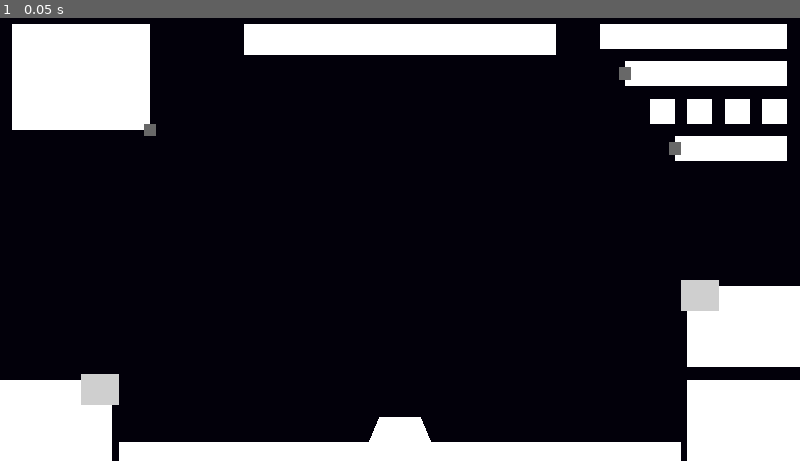
Above: before the commit, frame 1.
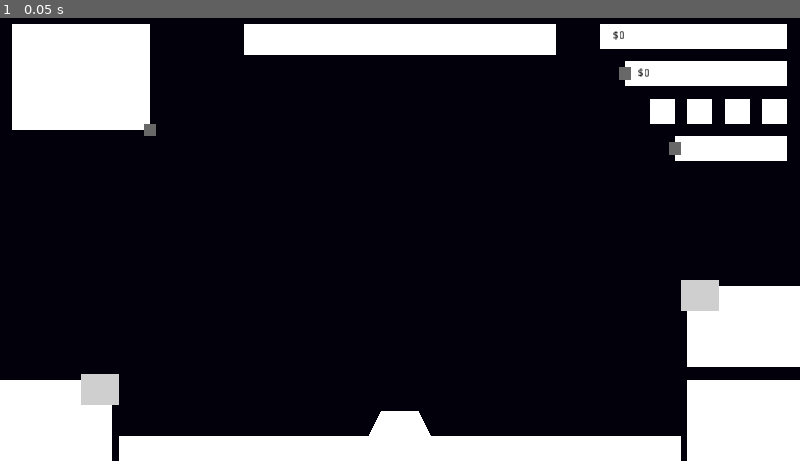
Above: after the commit, the same moment.

Repository: rithwikbabu/Spacegame
Game: Godot game, scene res://src/Scenes/Game.tscn
Two runs of this game, one before a commit and one after it. Both use one fixed random seed, a clock stepped at 60 frames per second and the inputs below.
Inputs:
- Up to frame 1 (0.05 s): no input

The runs differ from the first frame. In frame 1, 1.0% of the frame differs, in the area x 14-86%, y 2-96%.

Commit message:
Added Font and Currency Vars

Diff:
--- /dev/null
+++ b/assets/Fonts/xolonium/Xolonium.tres
@@ -0,0 +1,7 @@
+[gd_resource type="DynamicFont" load_steps=2 format=2]
+
+[ext_resource path="res://fonts/xolonium/xolonium-fonts-4.1/ttf/Xolonium-Regular.ttf" type="DynamicFontData" id=1]
+
+[resource]
+size = 32
+font_data = ExtResource( 1 )
--- a/src/Scenes/Game.tscn
+++ b/src/Scenes/Game.tscn
@@ -1,6 +1,14 @@
-[gd_scene format=2]
-
-[node name="Game" type="Node2D"]
+[gd_scene load_steps=2 format=2]
+
+[ext_resource path="res://src/Scripts/Game.gd" type="Script" id=1]
+
+[node name="Game" type="Panel"]
+anchor_right = 1.0
+anchor_bottom = 1.0
+script = ExtResource( 1 )
+__meta__ = {
+"_edit_use_anchors_": false
+}
 
 [node name="Background" type="Node2D" parent="."]
 
@@ -14,11 +22,11 @@
 
 [node name="HUD" type="Node2D" parent="."]
 
-[node name="Info Section" type="Node2D" parent="HUD"]
-
-[node name="PrimaryCurrency" type="Node2D" parent="HUD/Info Section"]
-
-[node name="ColorRect" type="ColorRect" parent="HUD/Info Section/PrimaryCurrency"]
+[node name="InfoSection" type="Node2D" parent="HUD"]
+
+[node name="PrimaryCurrency" type="Node2D" parent="HUD/InfoSection"]
+
+[node name="ColorRect" type="ColorRect" parent="HUD/InfoSection/PrimaryCurrency"]
 anchor_right = 0.136
 anchor_bottom = 0.531
 margin_left = 768.0
@@ -29,9 +37,21 @@
 "_edit_use_anchors_": false
 }
 
-[node name="SecondaryCurrency" type="Node2D" parent="HUD/Info Section"]
-
-[node name="ColorRect" type="ColorRect" parent="HUD/Info Section/SecondaryCurrency"]
+[node name="PrimaryLabel" type="Label" parent="HUD/InfoSection/PrimaryCurrency/ColorRect"]
+anchor_right = 1.0
+anchor_bottom = 1.0
+margin_left = 16.0
+custom_colors/font_color = Color( 0, 0, 0, 1 )
+text = "
+"
+valign = 1
+__meta__ = {
+"_edit_use_anchors_": false
+}
+
+[node name="SecondaryCurrency" type="Node2D" parent="HUD/InfoSection"]
+
+[node name="ColorRect" type="ColorRect" parent="HUD/InfoSection/SecondaryCurrency"]
 anchor_right = 0.136
 anchor_bottom = 0.531
 margin_left = 800.0
@@ -42,7 +62,19 @@
 "_edit_use_anchors_": false
 }
 
-[node name="Info" type="ColorRect" parent="HUD/Info Section/SecondaryCurrency"]
+[node name="SecondaryLabel" type="Label" parent="HUD/InfoSection/SecondaryCurrency/ColorRect"]
+anchor_right = 1.0
+anchor_bottom = 1.0
+margin_left = 16.0
+custom_colors/font_color = Color( 0, 0, 0, 1 )
+text = "
+"
+valign = 1
+__meta__ = {
+"_edit_use_anchors_": false
+}
+
+[node name="Info" type="ColorRect" parent="HUD/InfoSection/SecondaryCurrency"]
 anchor_right = 0.136
 anchor_bottom = 0.531
 margin_left = 792.0
@@ -54,9 +86,9 @@
 "_edit_use_anchors_": false
 }
 
-[node name="Val1" type="Node2D" parent="HUD/Info Section"]
-
-[node name="ColorRect" type="ColorRect" parent="HUD/Info Section/Val1"]
+[node name="Val1" type="Node2D" parent="HUD/InfoSection"]
+
+[node name="ColorRect" type="ColorRect" parent="HUD/InfoSection/Val1"]
 anchor_right = 0.136
 anchor_bottom = 0.531
 margin_left = 976.0
@@ -67,9 +99,9 @@
 "_edit_use_anchors_": false
 }
 
-[node name="Val2" type="Node2D" parent="HUD/Info Section"]
-
-[node name="ColorRect" type="ColorRect" parent="HUD/Info Section/Val2"]
+[node name="Val2" type="Node2D" parent="HUD/InfoSection"]
+
+[node name="ColorRect" type="ColorRect" parent="HUD/InfoSection/Val2"]
 anchor_right = 0.136
 anchor_bottom = 0.531
 margin_left = 832.0
@@ -80,9 +112,9 @@
 "_edit_use_anchors_": false
 }
 
-[node name="Val3" type="Node2D" parent="HUD/Info Section"]
-
-[node name="ColorRect" type="ColorRect" parent="HUD/Info Section/Val3"]
+[node name="Val3" type="Node2D" parent="HUD/InfoSection"]
+
+[node name="ColorRect" type="ColorRect" parent="HUD/InfoSection/Val3"]
 anchor_right = 0.136
 anchor_bottom = 0.531
 margin_left = 880.0
@@ -93,9 +125,9 @@
 "_edit_use_anchors_": false
 }
 
-[node name="Val4" type="Node2D" parent="HUD/Info Section"]
-
-[node name="ColorRect" type="ColorRect" parent="HUD/Info Section/Val4"]
+[node name="Val4" type="Node2D" parent="HUD/InfoSection"]
+
+[node name="ColorRect" type="ColorRect" parent="HUD/InfoSection/Val4"]
 anchor_right = 0.136
 anchor_bottom = 0.531
 margin_left = 928.0
@@ -106,9 +138,9 @@
 "_edit_use_anchors_": false
 }
 
-[node name="TotalFuel" type="Node2D" parent="HUD/Info Section"]
-
-[node name="ColorRect" type="ColorRect" parent="HUD/Info Section/TotalFuel"]
+[node name="TotalFuel" type="Node2D" parent="HUD/InfoSection"]
+
+[node name="ColorRect" type="ColorRect" parent="HUD/InfoSection/TotalFuel"]
 anchor_right = 0.136
 anchor_bottom = 0.531
 margin_left = 864.0
@@ -119,7 +151,7 @@
 "_edit_use_anchors_": false
 }
 
-[node name="Info" type="ColorRect" parent="HUD/Info Section/TotalFuel"]
+[node name="Info" type="ColorRect" parent="HUD/InfoSection/TotalFuel"]
 anchor_right = 0.136
 anchor_bottom = 0.531
 margin_left = 856.0
@@ -131,27 +163,31 @@
 "_edit_use_anchors_": false
 }
 
-[node name="ExpBar" type="Node2D" parent="HUD/Info Section"]
-
-[node name="ColorRect" type="ColorRect" parent="HUD/Info Section/ExpBar"]
-anchor_right = 0.136
-anchor_bottom = 0.531
+[node name="ExperienceBar" type="Control" parent="HUD/InfoSection"]
 margin_left = 152.0
-margin_top = 552.0
+margin_top = 512.0
 margin_right = 872.0
 margin_bottom = 576.0
 __meta__ = {
 "_edit_use_anchors_": false
 }
 
-[node name="Polygon2D" type="Polygon2D" parent="HUD/Info Section/ExpBar"]
-position = Vector2( 485.333, 520 )
+[node name="Polygon2D" type="Polygon2D" parent="HUD/InfoSection/ExperienceBar"]
+position = Vector2( 336, 0 )
 scale = Vector2( 0.416667, 0.5 )
-polygon = PoolVector2Array( 0, 0, 60, 0, 128, 0, 160, 64, -32, 64 )
-
-[node name="SystemBar" type="Node2D" parent="HUD/Info Section"]
-
-[node name="ColorRect" type="ColorRect" parent="HUD/Info Section/SystemBar"]
+polygon = PoolVector2Array( 0, 0, 57.6, 0, 115.2, 0, 153.6, 64, 57.6, 64, -38.3999, 64 )
+
+[node name="ColorRect" type="ColorRect" parent="HUD/InfoSection/ExperienceBar"]
+margin_top = 32.0
+margin_right = 720.0
+margin_bottom = 64.0
+__meta__ = {
+"_edit_use_anchors_": false
+}
+
+[node name="SystemBar" type="Node2D" parent="HUD/InfoSection"]
+
+[node name="ColorRect" type="ColorRect" parent="HUD/InfoSection/SystemBar"]
 margin_left = 312.0
 margin_top = 16.0
 margin_right = 712.0
--- /dev/null
+++ b/src/Scripts/Game.gd
@@ -0,0 +1,8 @@
+extends Panel
+
+var primaryMoney = 0
+var secondaryMoney = 0
+
+func _ready() -> void:
+	$HUD/InfoSection/PrimaryCurrency/ColorRect/PrimaryLabel.text = "$" + str(primaryMoney)
+	$HUD/InfoSection/SecondaryCurrency/ColorRect/SecondaryLabel.text = "$" + str(secondaryMoney)
Not shown, added: assets/Fonts/xolonium/xolonium-fonts-4.1/FONTLOG.txt
Not shown, added: assets/Fonts/xolonium/xolonium-fonts-4.1/LICENSE.txt
Binary file added: assets/Fonts/xolonium/xolonium-fonts-4.1/ttf/Xolonium-Bold.ttf
Binary file added: assets/Fonts/xolonium/xolonium-fonts-4.1/ttf/Xolonium-Regular.ttf
